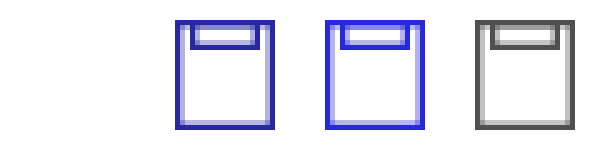
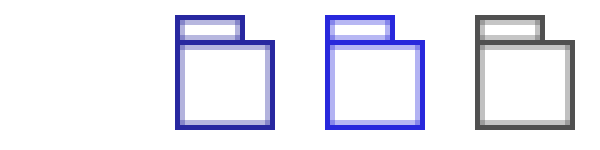
Comparing the layer stacks of the two 600px x 150px images. Changes:
painted on "矩形 2 副本 3" over (x1=475, y1=15, x2=560, y2=50)
painted on "矩形 1 副本 3" over (x1=480, y1=20, x2=575, y2=50)
painted on "矩形 2 副本 2" over (x1=325, y1=15, x2=410, y2=50)
painted on "矩形 1 副本 2" over (x1=330, y1=20, x2=425, y2=50)
painted on "矩形 2 副本" over (x1=175, y1=15, x2=260, y2=50)
painted on "矩形 1 副本" over (x1=180, y1=20, x2=275, y2=50)
